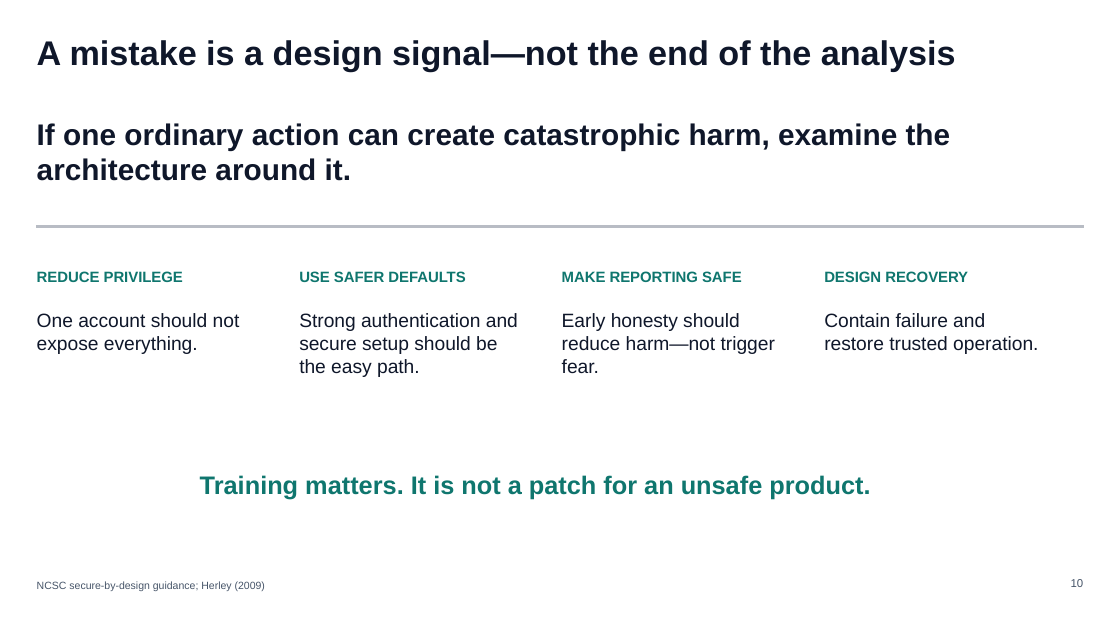
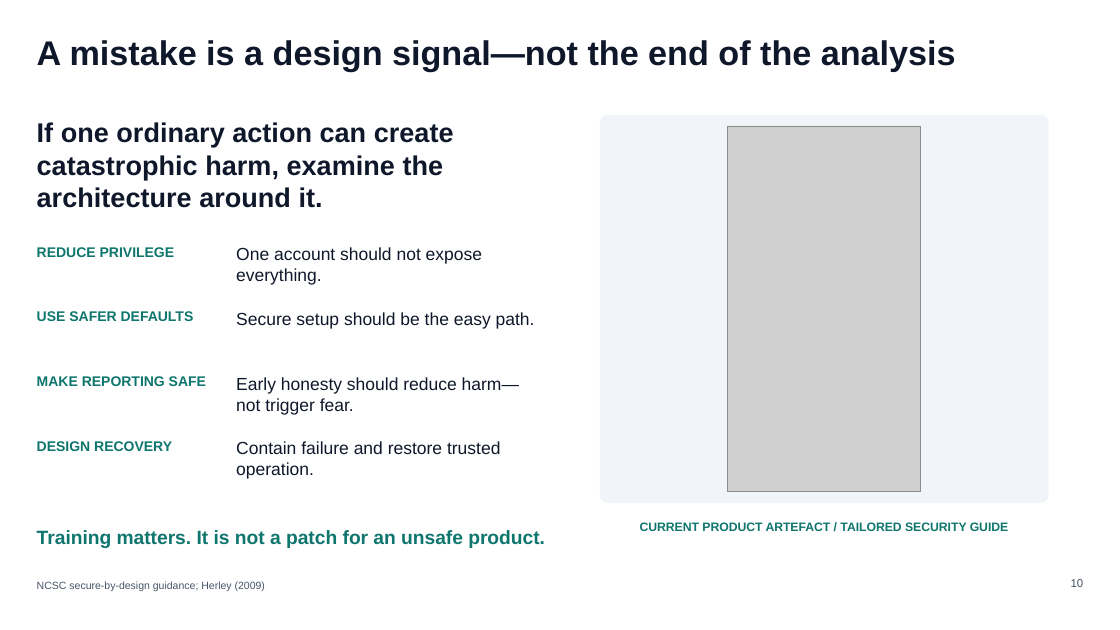
Before and after one commit to NathanBrownBennett/NathanBrown-Bennett, a slide deck: slide 10 of assets/documents/a-level-epq-presentation.pptx. Drawn at 1120x630 pixels with LibreOffice and Linux fonts; fonts in the diff are those of the drawing; grey boxes stand for pictures. Boxes give left, top, right and bottom in pixels: in the first picture for what was removed or moved away, otherwise in the second. Text is boxed around its words. In the diff, an @@ line names an element or a change of style, - is before the commit and + after.

Commit message:
Embed missing research and product images

```diff
--- a/assets/documents/a-level-epq-presentation.pptx
+++ b/assets/documents/a-level-epq-presentation.pptx
@@ text "If one ordinary action can ..." at (37, 122, 454, 208): size 25.5 to 23.2 pt @@
@@ rounded rectangle added at (601, 116, 1049, 502), fill #F1F5F9, outline #F1F5F9 0.75 pt @@
@@ picture added at (728, 126, 921, 492) @@
@@ rectangle removed at (37, 226, 1084, 228) @@
@@ text "REDUCE PRIVILEGE": place and size @@
-text "REDUCE PRIVILEGE" at (37, 271, 183, 282)
+text "REDUCE PRIVILEGE" at (37, 247, 175, 257)
@@ text "One account should not expose ...": place and size @@
-text "One account should not expose ..." at (37, 313, 240, 354)
+text "One account should not expose ..." at (236, 247, 482, 285)
@@ text "USE SAFER DEFAULTS": place and size @@
-text "USE SAFER DEFAULTS" at (299, 271, 465, 282)
+text "USE SAFER DEFAULTS" at (37, 311, 194, 321)
@@ text at (236, 312, 535, 329): text changed; size 16.5 to 15 pt @@
-Strong authentication and secure setup should be the easy path.
+Secure setup should be the easy path.
@@ text "MAKE REPORTING SAFE": place and size @@
-text "MAKE REPORTING SAFE" at (562, 271, 742, 282)
+text "MAKE REPORTING SAFE" at (37, 376, 206, 386)
@@ text "Early honesty should reduce harm—not ...": place and size @@
-text "Early honesty should reduce harm—not ..." at (562, 313, 775, 373)
+text "Early honesty should reduce harm—not ..." at (236, 377, 519, 415)
@@ size 12.8 to 12 pt in 4 elements at (37, 247, 175, 257), (37, 311, 194, 321), (37, 376, 206, 386), (37, 441, 172, 451) @@
@@ text "DESIGN RECOVERY": place and size @@
-text "DESIGN RECOVERY" at (824, 271, 968, 282)
+text "DESIGN RECOVERY" at (37, 441, 172, 451)
@@ size 16.5 to 15 pt in 3 elements at (236, 247, 482, 285), (236, 377, 519, 415), (236, 441, 500, 479) @@
@@ text "Contain failure and restore trusted ...": place and size @@
-text "Contain failure and restore trusted ..." at (824, 313, 1038, 354)
+text "Contain failure and restore trusted ..." at (236, 441, 500, 479)
@@ text "Training matters. It is not ...": place and size @@
-text "Training matters. It is not ..." at (200, 475, 870, 499)
+text "Training matters. It is not ..." at (37, 530, 545, 548)
@@ text "Training matters. It is not ..." at (37, 530, 545, 548): size 21.8 to 16.5 pt; alignment centre to left @@
@@ text added at (640, 522, 1009, 531), 10.5 pt, text #0F766E, bold @@
+CURRENT PRODUCT ARTEFACT / TAILORED SECURITY GUIDE
```
Also in this commit, not shown: 3 other slides changed, 1 slide added, 1 slide removed, 2 other files.
